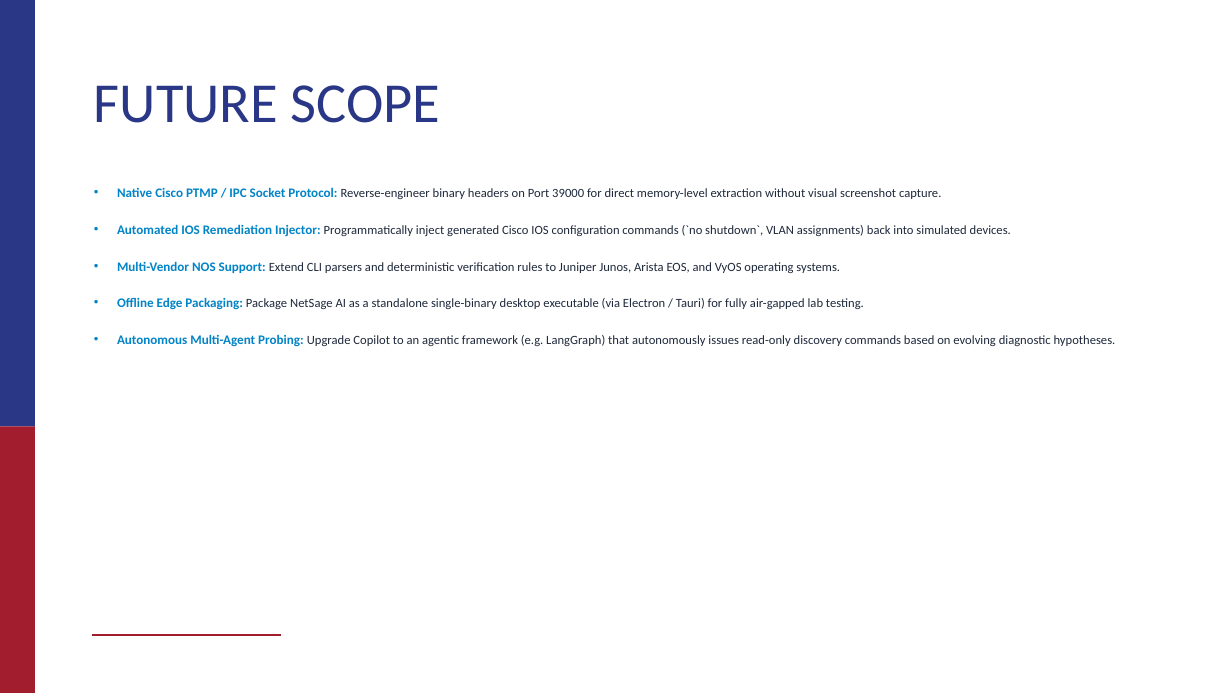
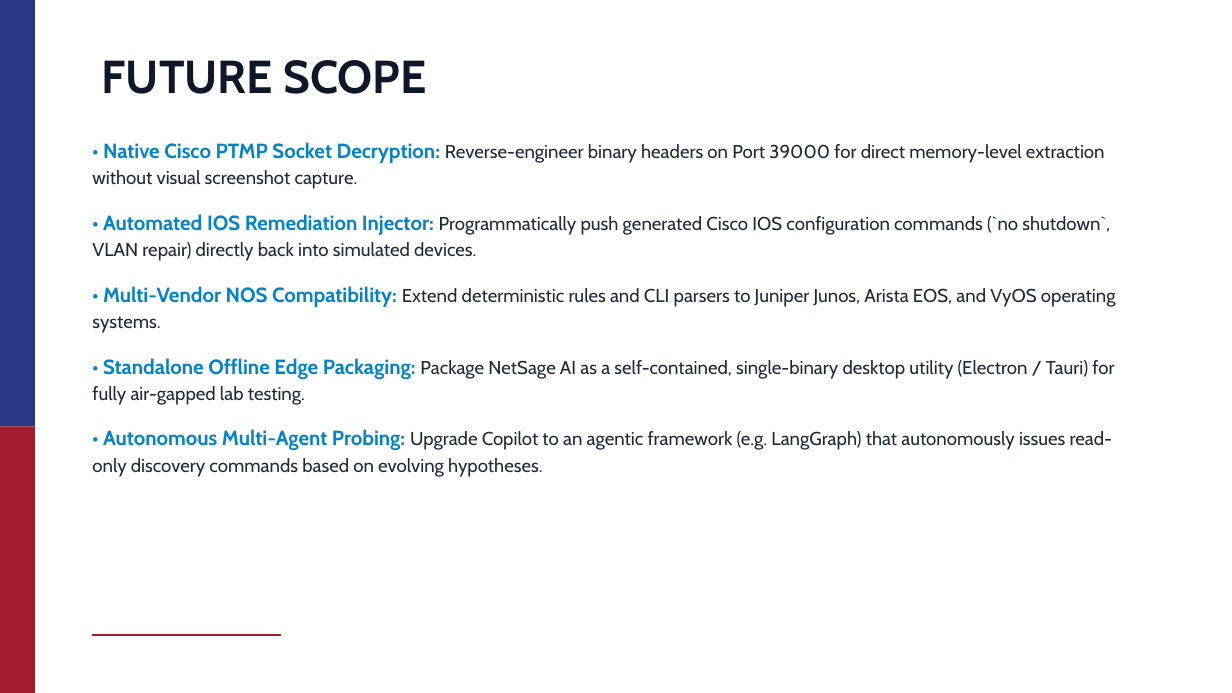
Before and after one commit to sanidhyaagrawal17/netsage-ai, a slide deck: slide 8 of docs/NetSage_AI_Synopsis_Presentation.pptx. Drawn at 1232x693 pixels with LibreOffice and Linux fonts; fonts in the diff are those of the drawing; background and template pictures are left out. Boxes give left, top, right and bottom in pixels: in the first picture for what was removed or moved away, otherwise in the second. Text is boxed around its words. In the diff, an @@ line names an element or a change of style, - is before the commit and + after.

Commit message:
docs: increase font sizes and standardize typography hierarchy across all slides

```diff
--- a/docs/NetSage_AI_Synopsis_Presentation.pptx
+++ b/docs/NetSage_AI_Synopsis_Presentation.pptx
@@ title "FUTURE SCOPE" moved from (x1=94, y1=85, x2=441, y2=123) to (x1=102, y1=60, x2=426, y2=94) @@
@@ title "FUTURE SCOPE" at (x1=102, y1=60, x2=426, y2=94): size 44 to 36 pt, font Calibri to Cabin, text colour #293786 to #0F172A, bold on @@
@@ text at (x1=92, y1=142, x2=1116, y2=477): text changed; size 9.8 to 14.5 pt; font Calibri to Cabin @@
-• Native Cisco PTMP / IPC Socket Protocol: Reverse-engineer binary headers on Port 39000 for direct memory-level extraction without visual screenshot capture.
-• Automated IOS Remediation Injector: Programmatically inject generated Cisco IOS configuration commands (`no shutdown`, VLAN assignments) back into simulated devices.
-• Multi-Vendor NOS Support: Extend CLI parsers and deterministic verification rules to Juniper Junos, Arista EOS, and VyOS operating systems.
-• Offline Edge Packaging: Package NetSage AI as a standalone single-binary desktop executable (via Electron / Tauri) for fully air-gapped lab testing.
-• Autonomous Multi-Agent Probing: Upgrade Copilot to an agentic framework (e.g. LangGraph) that autonomously issues read-only discovery commands based on evolving diagnostic hypotheses.
+• Native Cisco PTMP Socket Decryption: Reverse-engineer binary headers on Port 39000 for direct memory-level extraction without visual screenshot capture.
+• Automated IOS Remediation Injector: Programmatically push generated Cisco IOS configuration commands (`no shutdown`, VLAN repair) directly back into simulated devices.
+• Multi-Vendor NOS Compatibility: Extend deterministic rules and CLI parsers to Juniper Junos, Arista EOS, and VyOS operating systems.
+• Standalone Offline Edge Packaging: Package NetSage AI as a self-contained, single-binary desktop utility (Electron / Tauri) for fully air-gapped lab testing.
+• Autonomous Multi-Agent Probing: Upgrade Copilot to an agentic framework (e.g. LangGraph) that autonomously issues read-only discovery commands based on evolving hypotheses.
```
Also in this commit, not shown: 9 other slides changed.
